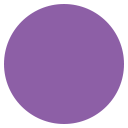
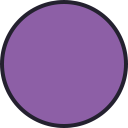
Comparing the layer stacks of the two 128×128 images. Changes:
added layer "椭圆 2" over [0, 0, 128, 128]
